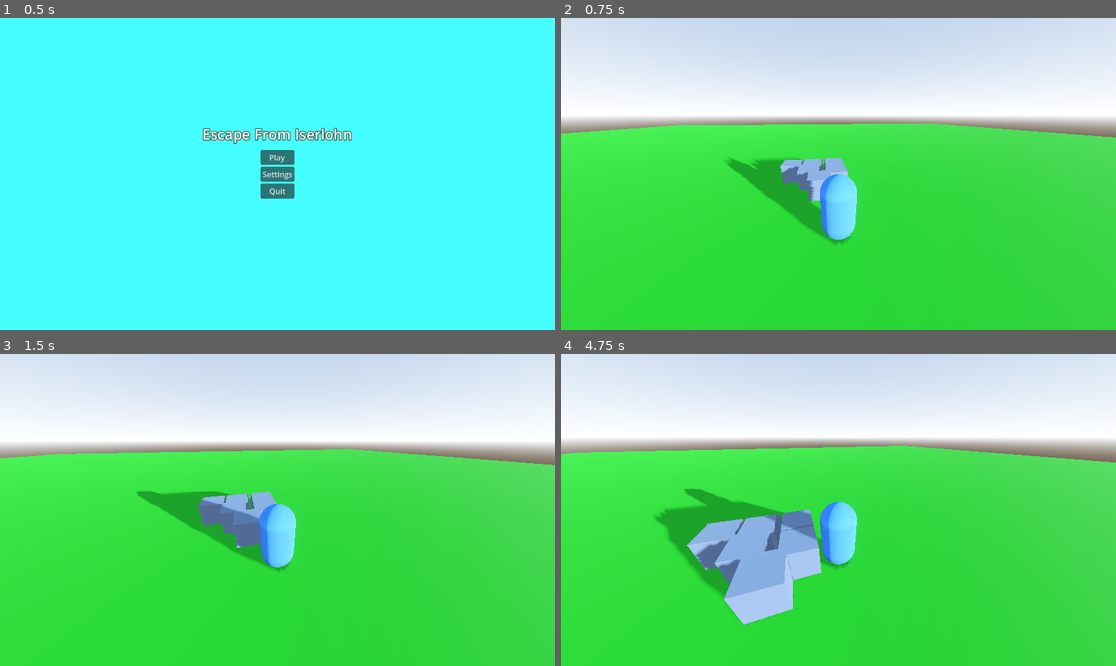
Above: before the commit, frames 1-4 (two rows, left to right).
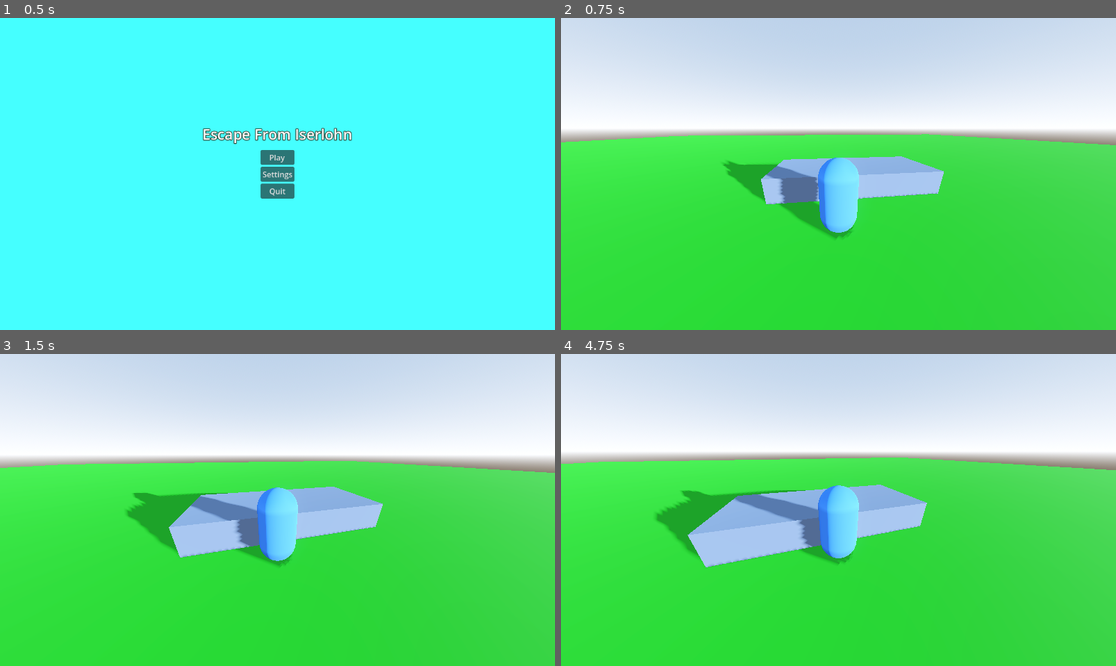
Above: after the commit, the same moments.

Repository: Raidiniom/EscapeFromIserlohn
Game: Godot game, scene res://scenes/ui/main_menu.tscn
The game is run twice, just before and just after one commit, with the same random seed, the same clock (stepped at 60 frames per second) and the same inputs.
Inputs (mouse positions are in pixels of both pictures, inside the frame that each line leads up to):
- Up to frame 1 (0.5 s): no input
- Up to frame 2 (0.75 s): click "Play" at 0.5 s
- Up to frame 3 (1.5 s): tap Enter at 1.25 s; move the mouse to (305, 510) at 1.27 s; hold W (forward) from 1.28 s (still down); tap E (plant) at 1.35 s; click (305, 510) at 1.42 s
- Up to frame 4 (4.75 s): keep holding W (forward); tap Space (jump) at 1.52, 2, 2.27, 3.5, 3.77, 4.52 s; move the mouse to (810, 510) at 2.02 s; tap E (plant) every 0.75 s from 2.1 to 4.35 s; tap Enter at 2.75, 4.25 s; move the mouse to (849, 503) at 2.77 s; move the mouse to (832, 516) at 3.52 s; click (832, 516) at 3.67 s; move the mouse to (877, 513) at 4.27 s

Frame 1 is identical in both runs. In frame 2, 10% of the frame differs, in the area x 0-100%, y 31-73%; in frame 3, 13%; in frame 4, 17%, in the area x 0-100%, y 27-87%.
Error in both runs: Invalid call. Nonexistent function 'get_keybind_string' in base 'Nil'. (res://scripts/ui/settings.gd:38)

Commit message:
Some Changes

Diff:
--- a/escape-from-iserlohn/scenes/entities/player/player.tscn
+++ b/escape-from-iserlohn/scenes/entities/player/player.tscn
@@ -20,10 +20,10 @@
 script = ExtResource("1_1hmtu")
 
 [node name="SpringArm3D" type="SpringArm3D" parent="." unique_id=1078200412]
-transform = Transform3D(1, 0, 0, 0, 1, 0, 0, 0, 1, 0, 2.4038796, 2)
+transform = Transform3D(1, 0, 0, 0, 1, 0, 0, 0, 1, 0, 1.6530576, 2)
 
 [node name="Camera3D" type="Camera3D" parent="SpringArm3D" unique_id=1673107312]
-transform = Transform3D(1, 0, 0, 0, 0.9116473, 0.41097343, 0, -0.41097343, 0.9116473, 0, 0.44847202, 0)
+transform = Transform3D(1, 0, 0, 0, 0.94390476, 0.33021784, 0, -0.33021784, 0.94390476, 0, 0.44847202, 0)
 fov = 100.0
 
 [node name="RayCast3D" type="RayCast3D" parent="SpringArm3D/Camera3D" unique_id=745836634]
--- a/escape-from-iserlohn/scenes/game_world.tscn
+++ b/escape-from-iserlohn/scenes/game_world.tscn
@@ -32,12 +32,6 @@
 
 [node name="PlayTest" parent="." unique_id=270922803 instance=ExtResource("1_0biqy")]
 
-[node name="ramp_terrain" parent="." unique_id=1425502764 instance=ExtResource("2_ywgp6")]
-transform = Transform3D(1, 0, 0, 0, 1, 0, 0, 0, 1, 1.174988, 5.2849515e-07, 2.2087176)
-
-[node name="box_terrain" parent="." unique_id=16083722 instance=ExtResource("3_0vfqx")]
-transform = Transform3D(1, 0, 0, 0, 1, 0, 0, 0, 1, 0.13981104, 0, 2.245009)
-
 [node name="Player" parent="." unique_id=2091103986 instance=ExtResource("4_0vfqx")]
 transform = Transform3D(-0.12282197, 0, -0.9924288, 0, 1, 0, 0.9924288, 0, -0.12282197, -4, 1, 2)
 
@@ -48,23 +42,85 @@
 [node name="Settings" parent="UI" unique_id=618800622 instance=ExtResource("6_6c6v5")]
 process_mode = 3
 
-[node name="ramp_terrain2" parent="." unique_id=1423998986 instance=ExtResource("2_ywgp6")]
-transform = Transform3D(1, 0, 0, 0, 1, 0, 0, 0, 1, 1.174988, 5.2849515e-07, 1.069615)
+[node name="ramp_terrain" parent="." unique_id=1425502764 instance=ExtResource("2_ywgp6")]
+transform = Transform3D(1, 0, 0, 0, 1, 0, 0, 0, 1, 1, 0, 0)
 
-[node name="ramp_terrain3" parent="." unique_id=1311041332 instance=ExtResource("2_ywgp6")]
-transform = Transform3D(1, 0, 0, 0, 1, 0, 0, 0, 1, 1.174988, 5.2849515e-07, -0.106709)
+[node name="ramp_terrain2" parent="." unique_id=1814765426 instance=ExtResource("2_ywgp6")]
+transform = Transform3D(1, 0, 0, 0, 1, 0, 0, 0, 1, 1, 0, 1)
 
-[node name="box_terrain2" parent="." unique_id=18770570 instance=ExtResource("3_0vfqx")]
-transform = Transform3D(1, 0, 0, 0, 1, 0, 0, 0, 1, -0.96210814, 0, 2.245009)
+[node name="ramp_terrain3" parent="." unique_id=2041826678 instance=ExtResource("2_ywgp6")]
+transform = Transform3D(1, 0, 0, 0, 1, 0, 0, 0, 1, 1, 0, 2)
 
-[node name="box_terrain3" parent="." unique_id=1789939699 instance=ExtResource("3_0vfqx")]
-transform = Transform3D(1, 0, 0, 0, 1, 0, 0, 0, 1, 0.13981104, 0, 1.0369945)
+[node name="ramp_terrain4" parent="." unique_id=1486907301 instance=ExtResource("2_ywgp6")]
+transform = Transform3D(1, 0, 0, 0, 1, 0, 0, 0, 1, 1, 0, 3)
 
-[node name="box_terrain4" parent="." unique_id=815015055 instance=ExtResource("3_0vfqx")]
-transform = Transform3D(1, 0, 0, 0, 1, 0, 0, 0, 1, 0.13981104, 0, -0.06318331)
+[node name="ramp_terrain5" parent="." unique_id=1952910147 instance=ExtResource("2_ywgp6")]
+transform = Transform3D(1, 0, 0, 0, 1, 0, 0, 0, 1, 1, 0, 4)
 
-[node name="box_terrain5" parent="." unique_id=201287408 instance=ExtResource("3_0vfqx")]
-transform = Transform3D(1, 0, 0, 0, 1, 0, 0, 0, 1, -0.73989975, 0, 0.9115815)
+[node name="ramp_terrain6" parent="." unique_id=1778183132 instance=ExtResource("2_ywgp6")]
+transform = Transform3D(1, 0, 0, 0, 1, 0, 0, 0, 1, 1, 0, 5)
 
-[node name="box_terrain6" parent="." unique_id=1731763932 instance=ExtResource("3_0vfqx")]
-transform = Transform3D(1, 0, 0, 0, 1, 0, 0, 0, 1, -1.687338, 0, 1.4415452)
+[node name="ramp_terrain7" parent="." unique_id=1174892657 instance=ExtResource("2_ywgp6")]
+transform = Transform3D(1, 0, 0, 0, 1, 0, 0, 0, 1, 1, 0, 6)
+
+[node name="box_terrain" parent="." unique_id=16083722 instance=ExtResource("3_0vfqx")]
+
+[node name="box_terrain2" parent="." unique_id=56182434 instance=ExtResource("3_0vfqx")]
+transform = Transform3D(1, 0, 0, 0, 1, 0, 0, 0, 1, 0, 0, 1)
+
+[node name="box_terrain3" parent="." unique_id=2002529378 instance=ExtResource("3_0vfqx")]
+transform = Transform3D(1, 0, 0, 0, 1, 0, 0, 0, 1, 0, 0, 2)
+
+[node name="box_terrain4" parent="." unique_id=1424261131 instance=ExtResource("3_0vfqx")]
+transform = Transform3D(1, 0, 0, 0, 1, 0, 0, 0, 1, 0, 0, 3)
+
+[node name="box_terrain5" parent="." unique_id=54449474 instance=ExtResource("3_0vfqx")]
+transform = Transform3D(1, 0, 0, 0, 1, 0, 0, 0, 1, 0, 0, 4)
+
+[node name="box_terrain6" parent="." unique_id=1406713311 instance=ExtResource("3_0vfqx")]
+transform = Transform3D(1, 0, 0, 0, 1, 0, 0, 0, 1, 0, 0, 5)
+
+[node name="box_terrain7" parent="." unique_id=1218816735 instance=ExtResource("3_0vfqx")]
+transform = Transform3D(1, 0, 0, 0, 1, 0, 0, 0, 1, 0, 0, 6)
+
+[node name="box_terrain8" parent="." unique_id=498012338 instance=ExtResource("3_0vfqx")]
+transform = Transform3D(1, 0, 0, 0, 1, 0, 0, 0, 1, -1, 0, 0)
+
+[node name="box_terrain9" parent="." unique_id=245300300 instance=ExtResource("3_0vfqx")]
+transform = Transform3D(1, 0, 0, 0, 1, 0, 0, 0, 1, -1, 0, 1)
+
+[node name="box_terrain10" parent="." unique_id=8544576 instance=ExtResource("3_0vfqx")]
+transform = Transform3D(1, 0, 0, 0, 1, 0, 0, 0, 1, -1, 0, 2)
+
+[node name="box_terrain11" parent="." unique_id=1720653154 instance=ExtResource("3_0vfqx")]
+transform = Transform3D(1, 0, 0, 0, 1, 0, 0, 0, 1, -1, 0, 3)
+
+[node name="box_terrain12" parent="." unique_id=1994869856 instance=ExtResource("3_0vfqx")]
+transform = Transform3D(1, 0, 0, 0, 1, 0, 0, 0, 1, -1, 0, 4)
+
+[node name="box_terrain13" parent="." unique_id=1310794415 instance=ExtResource("3_0vfqx")]
+transform = Transform3D(1, 0, 0, 0, 1, 0, 0, 0, 1, -1, 0, 5)
+
+[node name="box_terrain14" parent="." unique_id=1501940948 instance=ExtResource("3_0vfqx")]
+transform = Transform3D(1, 0, 0, 0, 1, 0, 0, 0, 1, -1, 0, 6)
+
+[node name="box_terrain15" parent="." unique_id=1126935343 instance=ExtResource("3_0vfqx")]
+transform = Transform3D(1, 0, 0, 0, 1, 0, 0, 0, 1, -2, 0, 0)
+
+[node name="box_terrain16" parent="." unique_id=463250252 instance=ExtResource("3_0vfqx")]
+transform = Transform3D(1, 0, 0, 0, 1, 0, 0, 0, 1, -2, 0, 1)
+
+[node name="box_terrain17" parent="." unique_id=1696634250 instance=ExtResource("3_0vfqx")]
+transform = Transform3D(1, 0, 0, 0, 1, 0, 0, 0, 1, -2, 0, 2)
+
+[node name="box_terrain18" parent="." unique_id=762818583 instance=ExtResource("3_0vfqx")]
+transform = Transform3D(1, 0, 0, 0, 1, 0, 0, 0, 1, -2, 0, 3)
+
+[node name="box_terrain19" parent="." unique_id=36767427 instance=ExtResource("3_0vfqx")]
+transform = Transform3D(1, 0, 0, 0, 1, 0, 0, 0, 1, -2, 0, 4)
+
+[node name="box_terrain20" parent="." unique_id=1948968032 instance=ExtResource("3_0vfqx")]
+transform = Transform3D(1, 0, 0, 0, 1, 0, 0, 0, 1, -2, 0, 5)
+
+[node name="box_terrain21" parent="." unique_id=310509924 instance=ExtResource("3_0vfqx")]
+transform = Transform3D(1, 0, 0, 0, 1, 0, 0, 0, 1, -2, 0, 6)
--- a/escape-from-iserlohn/scripts/core/state.gd
+++ b/escape-from-iserlohn/scripts/core/state.gd
@@ -2,23 +2,17 @@
 extends Node
 class_name State
 
-# Optional: Reference to the state machine that owns this state
 var state_machine: Node
-# Essential: Reference to the player (CharacterBody3D)
 var player: CharacterBody3D
 
-# Called when this state is entered
 func enter() -> void:
 	pass
 
-# Called when this state is exited
 func exit() -> void:
 	pass
 
-# Called every frame; use for non-physics logic like checking for transitions
 func process(delta: float) -> void:
 	pass
 
-# Called every physics step; use for movement and physics calculations
 func physics_process(delta: float) -> void:
 	pass
--- a/escape-from-iserlohn/scripts/core/state_machine.gd
+++ b/escape-from-iserlohn/scripts/core/state_machine.gd
@@ -8,12 +8,11 @@
 var states: Dictionary = {}
 
 func _ready():
-	# Cache references to all state child nodes
 	for child in get_children():
 		if child is State:
 			states[child.name.to_lower()] = child
 			child.state_machine = self
-			child.player = get_parent() # Assumes player is the parent of StateMachine
+			child.player = get_parent()
 
 	# Start the FSM
 	if initial_state:
--- a/escape-from-iserlohn/scripts/entites/player/player.gd
+++ b/escape-from-iserlohn/scripts/entites/player/player.gd
@@ -1,6 +1,7 @@
 extends CharacterBody3D
 
 # Player stats
+@export_category("Player Stats")
 @export var health: float = 100.0
 @export var base_damage: float = 15.0
 @export var attack_speed: float = 2.5
--- a/escape-from-iserlohn/scripts/ui/main_menu.gd
+++ b/escape-from-iserlohn/scripts/ui/main_menu.gd
@@ -1,12 +1,4 @@
 extends Control
-
-# Called when the node enters the scene tree for the first time.
-func _ready() -> void:
-	pass # Replace with function body.
-
-# Called every frame. 'delta' is the elapsed time since the previous frame.
-func _process(delta: float) -> void:
-	pass
 
 func _on_play_pressed() -> void:
 	get_tree().change_scene_to_file("res://scenes/game_world.tscn")
--- a/escape-from-iserlohn/scripts/ui/overlay_menu.gd
+++ b/escape-from-iserlohn/scripts/ui/overlay_menu.gd
@@ -1,14 +1,8 @@
 extends Control
 
-
-# Called when the node enters the scene tree for the first time.
 func _ready() -> void:
 	PauseManager.pause_menu = self
 	hide()
-
-# Called every frame. 'delta' is the elapsed time since the previous frame.
-func _process(delta: float) -> void:
-	pass
 
 func _on_resume_pressed() -> void:
 	PauseManager.resume()
